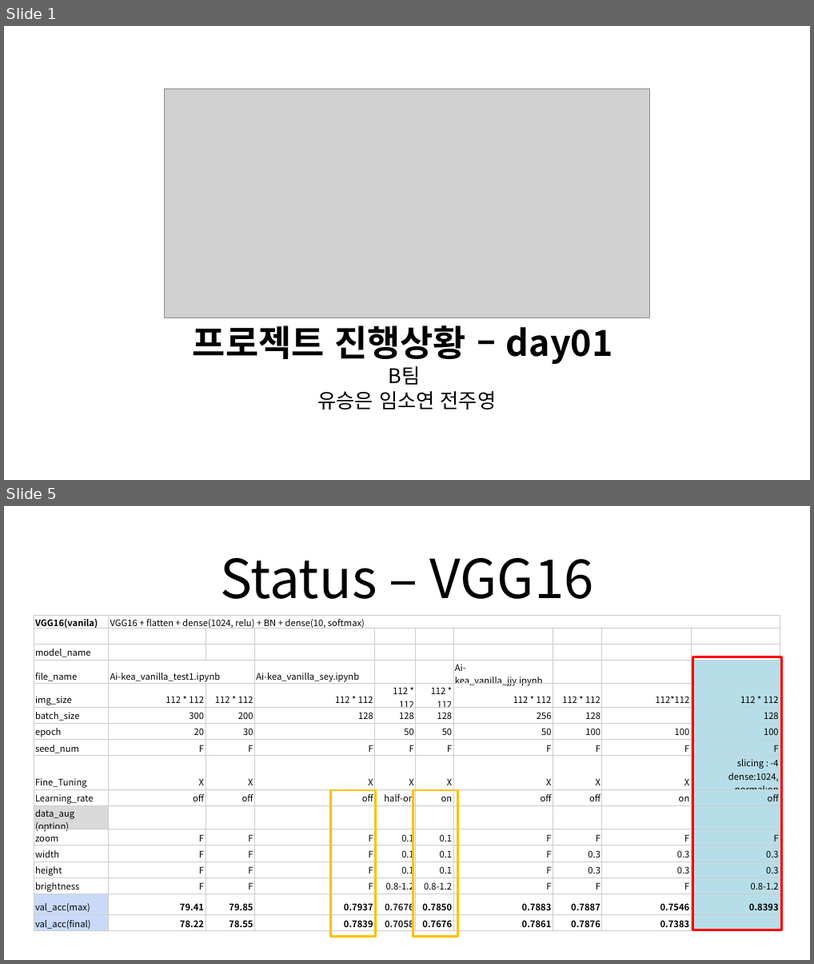
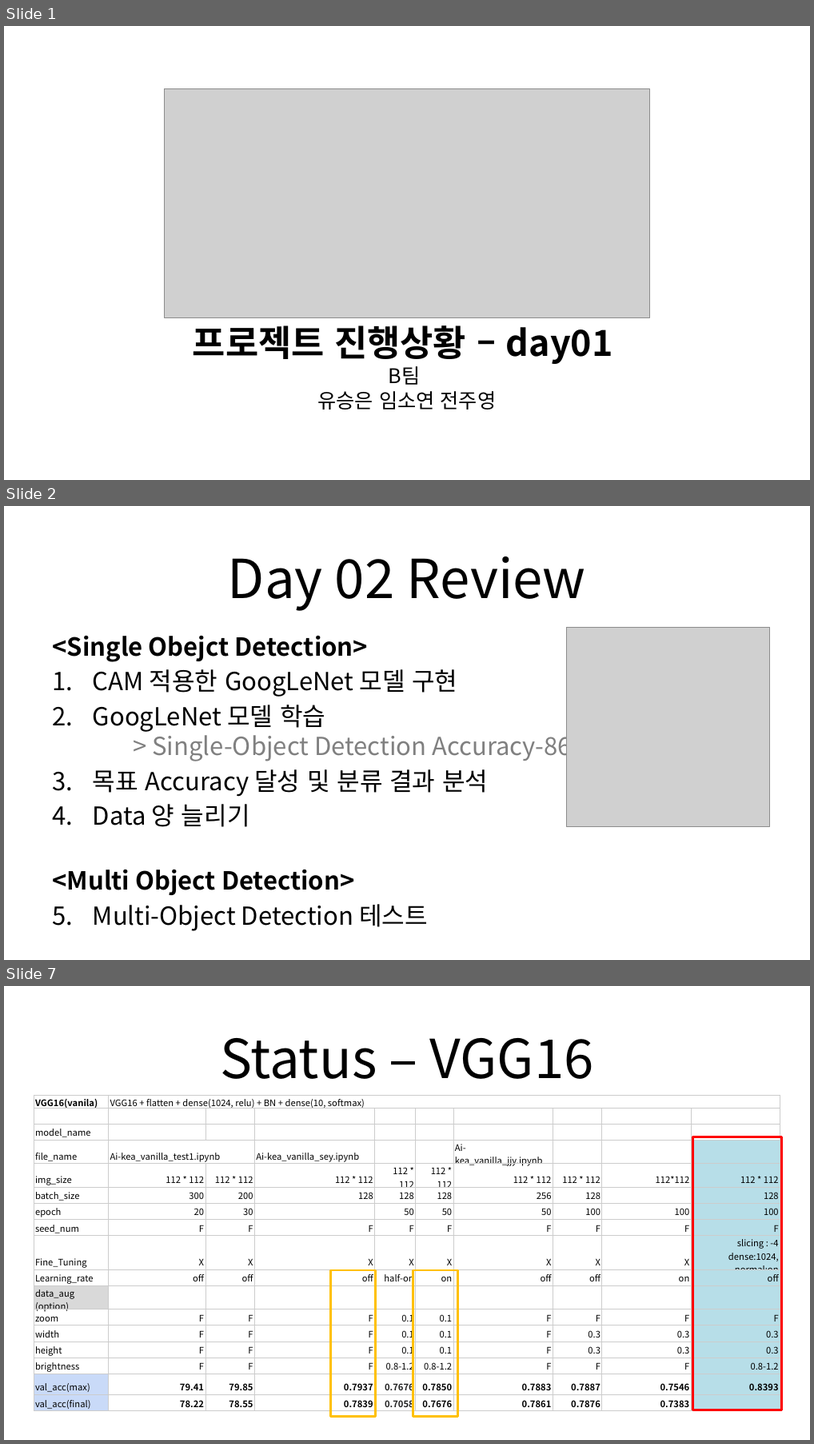
Before and after one commit to sngn-libby/Ai-KEA, a slide deck: doc/day01_프로젝트_진행상황.pptx. Shown one above the other, each under a label of ours: slides 1 and 5 before the commit, slides 1, 2 and 7 after it; the slides between them are not shown. The pictures are 814x964 and 814x1444 pixels, drawn with LibreOffice and Linux fonts; fonts in the diff are those of the drawing; grey boxes stand for pictures. Boxes give left, top, right and bottom in pixels: in the first picture for what was removed or moved away, otherwise in the second. Text is boxed around its words. In the diff, an @@ line names an element or a change of style, - is before the commit and + after.

```diff
--- a/doc/day01_프로젝트_진행상황.pptx
+++ b/doc/day01_프로젝트_진행상황.pptx
@@ slide 2 added at box(4, 506, 810, 960), background #FFFFFF @@
@@ text added at box(228, 556, 586, 611), 48 pt, text #000000 @@
+Day 02 Review
@@ text added at box(52, 636, 594, 931), 22.2 pt, text #000000 @@
+<Single Obejct Detection>
+1. CAM 적용한 GoogLeNet 모델 구현
+2. GoogLeNet 모델 학습
+   > Single-Object Detection Accuracy-86%
+3. 목표 Accuracy 달성 및 분류 결과 분석
+4. Data 양 늘리기
+<Multi Object Detection>
+1. Multi-Object Detection 테스트
@@ picture added at box(567, 627, 770, 826) @@
@@ what was slide 5 is now slide 7 @@
```
Also in this commit, not shown: 3 slides changed, 1 other slide added, 1 slide removed, 24 other files.
